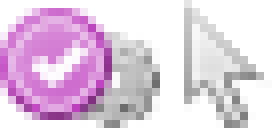
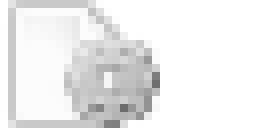
The second 280 × 128 image is a revision of the first. Changes to its layers:
hid "PM Lektoriert" over box(0, 8, 112, 120)
hid "Unverändert" over box(184, 0, 272, 128)
added layer "Auto-Übersetzt" above "Übersetzt" over box(64, 32, 120, 128)
showed "Übersetzt" over box(0, 0, 120, 128)
hid "Auto" over box(64, 32, 120, 128)
